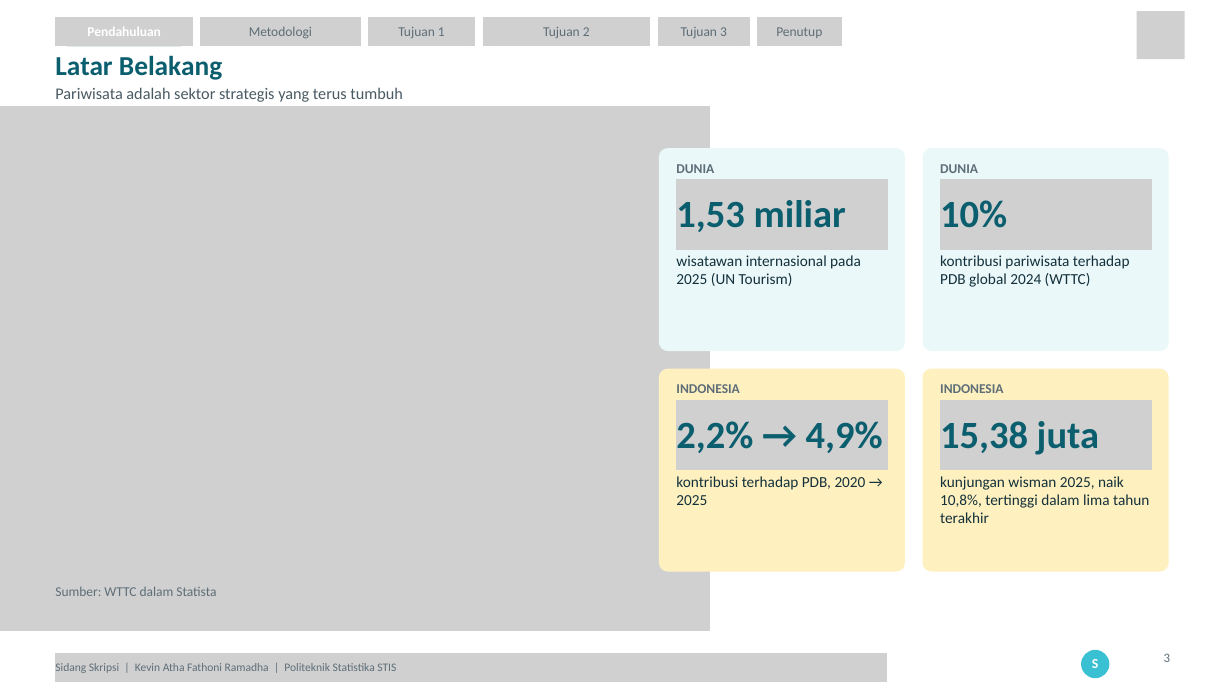
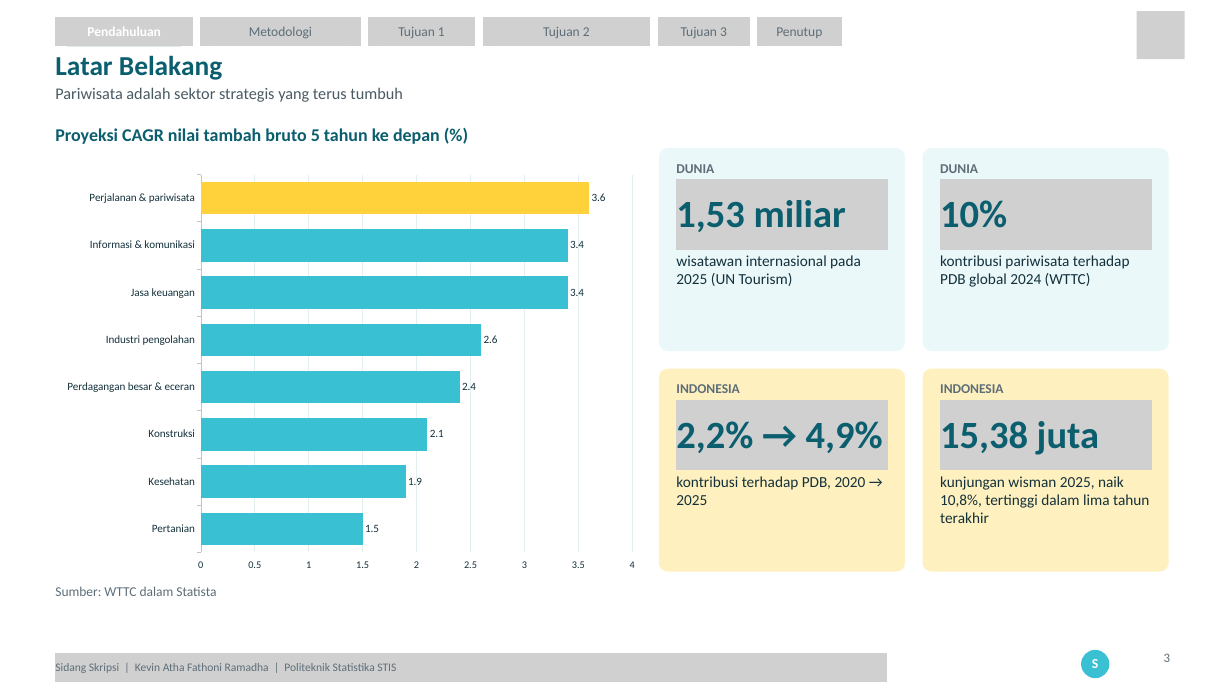
Before and after one commit to Kevinramadha/Skripsi, a slide deck: slide 3 of PPT Sidang - Lengkap (revisi dosen).pptx. Drawn at 1232x693 pixels with LibreOffice and Linux fonts; fonts in the diff are those of the drawing; grey boxes stand for pictures. Boxes give left, top, right and bottom in pixels: in the first picture for what was removed or moved away, otherwise in the second. Text is boxed around its words. In the diff, an @@ line names an element or a change of style, - is before the commit and + after.

```diff
--- a/PPT Sidang - Lengkap (revisi dosen).pptx
+++ b/PPT Sidang - Lengkap (revisi dosen).pptx
@@ picture removed at box(0, 106, 710, 631) @@
@@ text added at box(55, 128, 440, 144), 21 pt, text #0B5E6E, bold @@
+Proyeksi CAGR nilai tambah bruto 5 tahun ke depan (%)
@@ bar chart added at box(55, 166, 647, 579) @@
+categories: Pertanian, Kesehatan, Konstruksi, Perdagangan besar & eceran, Industri pengolahan, Jasa keuangan, Informasi & komunikasi, Perjalanan & pariwisata
+Series 1: 1.5, 1.9, 2.1, 2.4, 2.6, 3.4, 3.4, 3.6
```
Also in this commit, not shown: 6 other slides changed, 2 other files.
